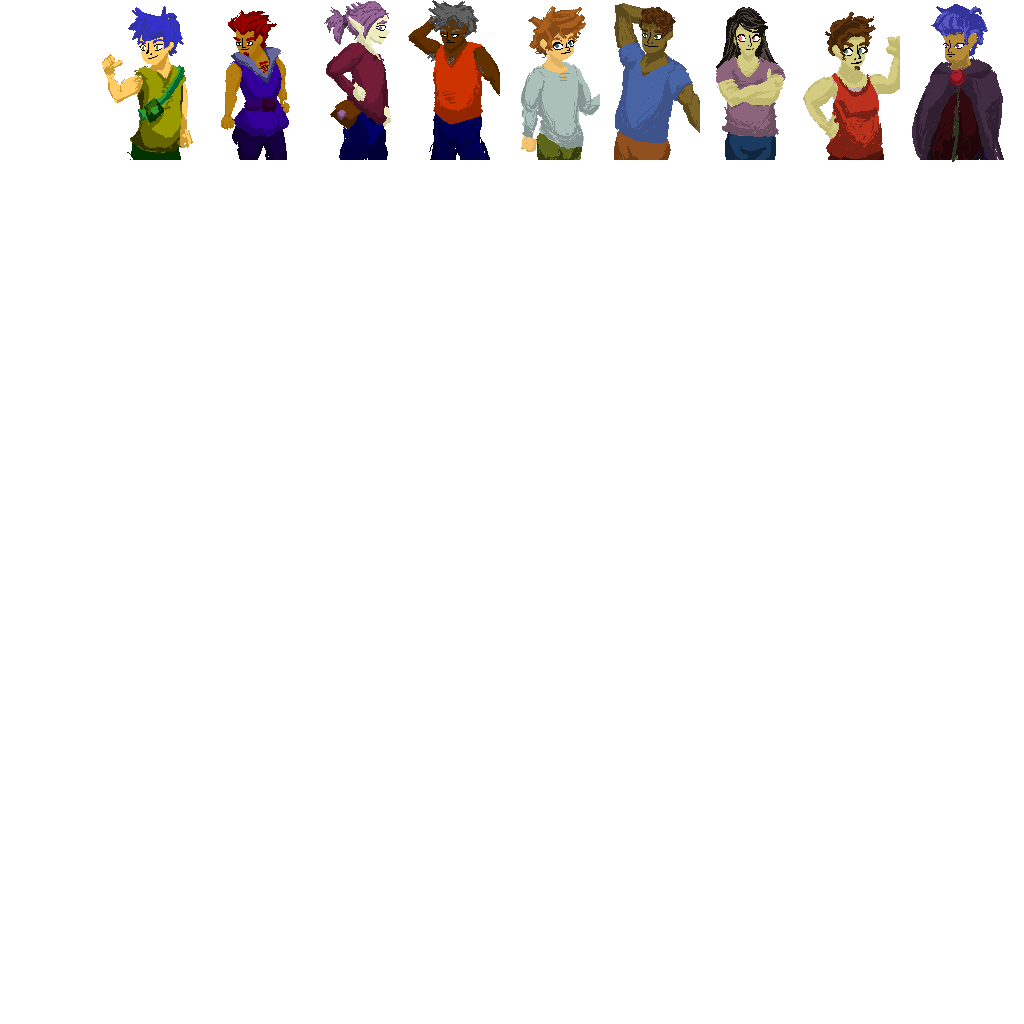
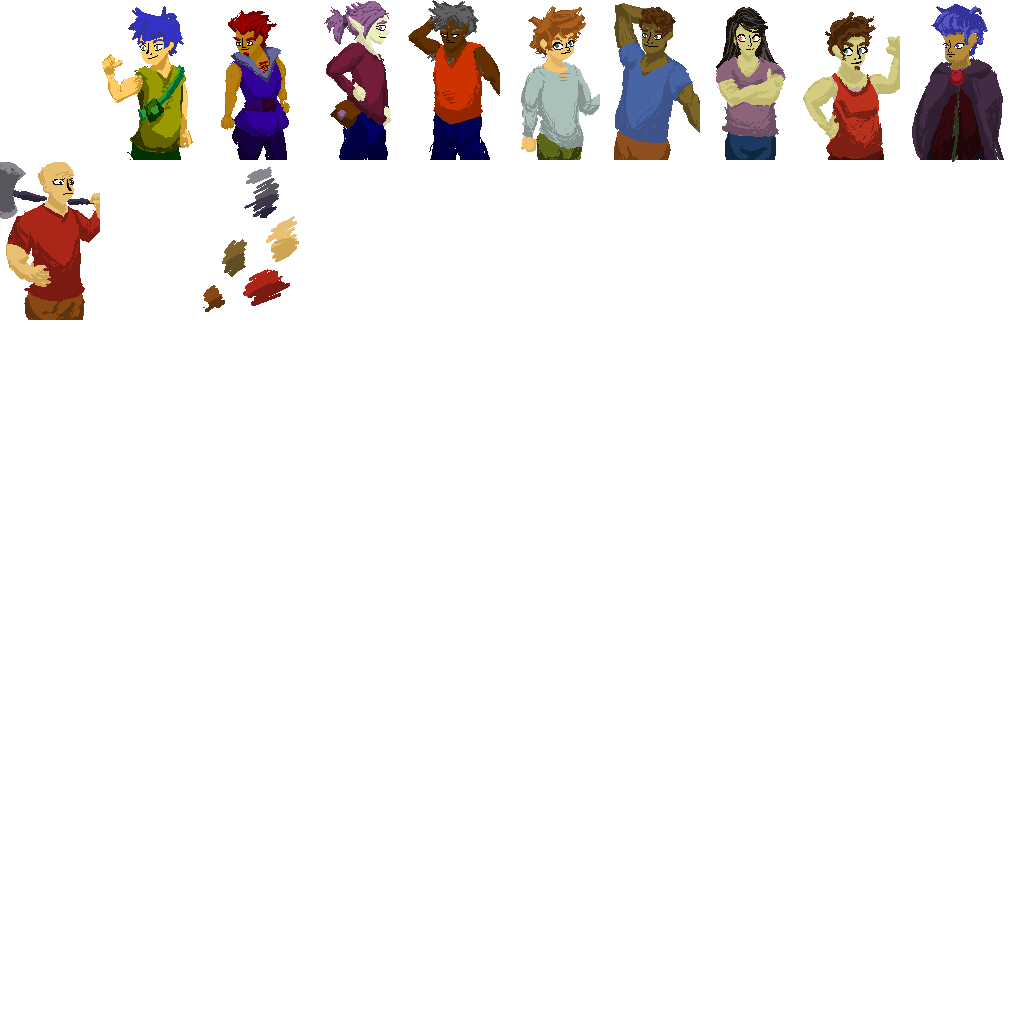
Revision of a layered 1024px x 1024px image; what changed, layer by layer:
painted on "charB" over (0, 162, 299, 320)
